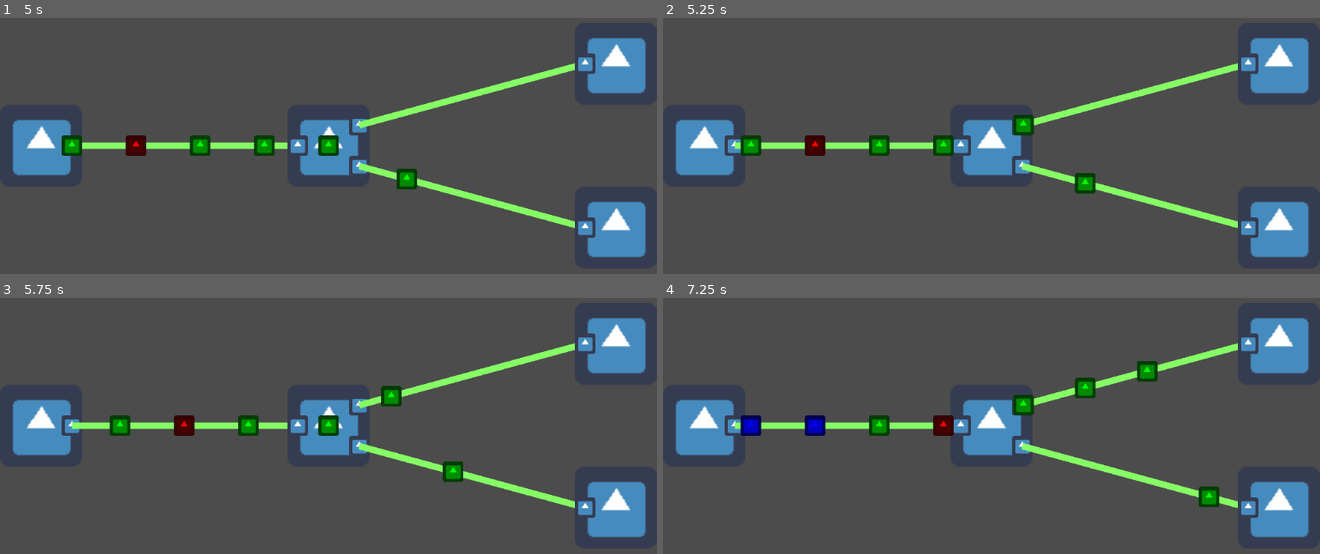
Above: before the commit, frames 1-4 (two rows, left to right).
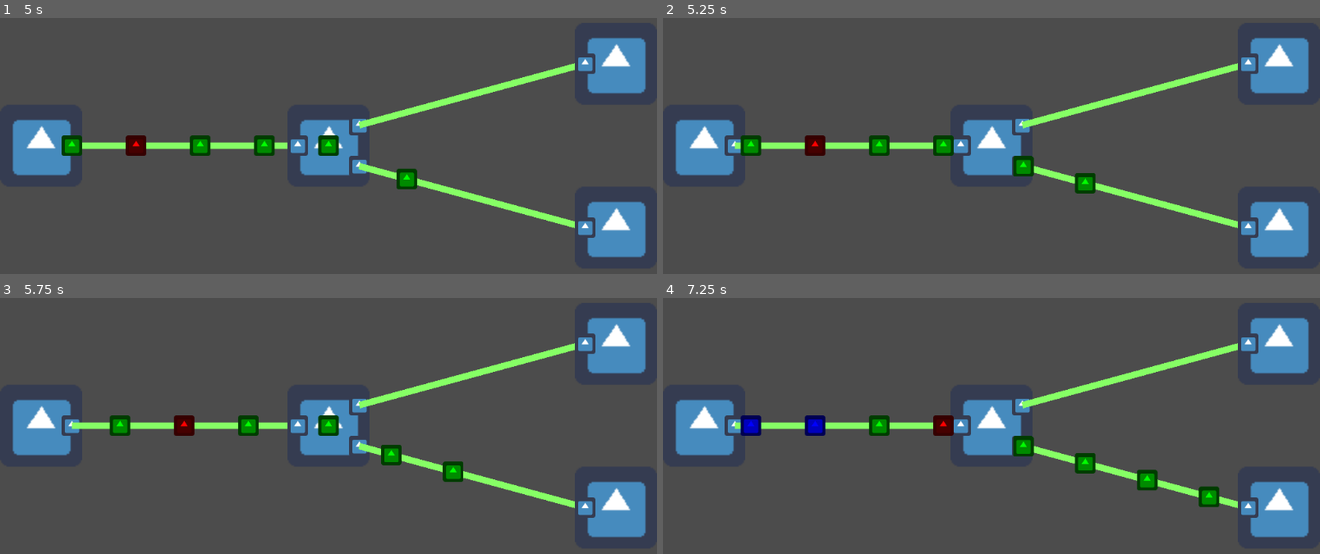
Above: after the commit, the same moments.

Repository: susankizawa/pi-jogos-logicos
Game: Godot game, scene res://Main.tscn
Same seed, same stepped clock (60 frames per second), same inputs: the game is played once before the commit and once after it. The engine's default icon, where the game draws it, is replaced by a stand-in: a white triangle on a blue panel in a dark square.
Inputs (mouse positions are in pixels of both pictures, inside the frame that each line leads up to):
- Up to frame 1 (5 s): drag from (328, 146) to (39, 146) at 0.52 s; drag from (197, 151) to (39, 146) at 1.27 s; move the mouse to (394, 48) at 2.02 s; click (394, 48) at 2.17 s; drag from (295, 210) to (72, 146) at 2.77 s; move the mouse to (525, 189) at 3.52 s; click (525, 189) at 3.67 s; drag from (131, 74) to (328, 146) at 4.27 s
- Up to frame 2 (5.25 s): move the mouse to (1024, 133) at 5.02 s; click (1024, 133) at 5.17 s
- Up to frame 3 (5.75 s): no input
- Up to frame 4 (7.25 s): drag from (892, 315) to (958, 426) at 5.77 s; move the mouse to (1136, 392) at 6.52 s; click (1136, 392) at 6.67 s

Frame 1 is identical in both runs. In frame 2, 0.5% of the frame differs, in the area x 53-57%, y 37-62%; in frame 3, 0.5%; in frame 4, 1.5%, in the area x 53-76%, y 24-76%.

Commit message:
Árvore de decicão para árvore de decisão
you saw nothing.

Diff:
--- a/Cenas/ArvodeDeDecicaoCor.tscn
+++ b/Cenas/ArvoredeDeDecisaoCor.tscn
@@ -1,7 +1,7 @@
 [gd_scene load_steps=8 format=2]
 
 [ext_resource path="res://Cenas/Scripts/SaidaNoh.gd" type="Script" id=1]
-[ext_resource path="res://Cenas/Scripts/ArvoreDeDecicaoCor.gd" type="Script" id=2]
+[ext_resource path="res://Cenas/Scripts/ArvoreDeDecisaoCor.gd" type="Script" id=2]
 [ext_resource path="res://icon.png" type="Texture" id=3]
 
 [sub_resource type="RectangleShape2D" id=1]
@@ -16,7 +16,7 @@
 [sub_resource type="RectangleShape2D" id=4]
 extents = Vector2( 16, 16 )
 
-[node name="ArvoreDeDecicaoCor" type="Area2D"]
+[node name="ArvoreDeDecisaoCor" type="Area2D"]
 input_pickable = false
 script = ExtResource( 2 )
 
--- a/Main.tscn
+++ b/Main.tscn
@@ -2,7 +2,7 @@
 
 [ext_resource path="res://Cenas/Entrada.tscn" type="PackedScene" id=1]
 [ext_resource path="res://Main.gd" type="Script" id=2]
-[ext_resource path="res://Cenas/ArvodeDeDecicaoCor.tscn" type="PackedScene" id=3]
+[ext_resource path="res://Cenas/ArvoredeDeDecisaoCor.tscn" type="PackedScene" id=3]
 [ext_resource path="res://Cenas/Saida.tscn" type="PackedScene" id=4]
 
 [node name="Main" type="Node"]
@@ -12,16 +12,16 @@
 position = Vector2( 64, 320 )
 
 [node name="Saida" parent="Entrada" index="3"]
-entrada_conectada_caminho = NodePath("../../ArvoreDeDecicaoCor/Entrada")
+entrada_conectada_caminho = NodePath("../../ArvoreDeDecisaoCor/Entrada")
 
-[node name="ArvoreDeDecicaoCor" parent="." instance=ExtResource( 3 )]
+[node name="ArvoreDeDecisaoCor" parent="." instance=ExtResource( 3 )]
 position = Vector2( 512, 320 )
 cor_escolhida2 = "Azul"
 
-[node name="Saida1" parent="ArvoreDeDecicaoCor" index="3"]
+[node name="Saida1" parent="ArvoreDeDecisaoCor" index="3"]
 entrada_conectada_caminho = NodePath("../../Saida1/Entrada")
 
-[node name="Saida2" parent="ArvoreDeDecicaoCor" index="4"]
+[node name="Saida2" parent="ArvoreDeDecisaoCor" index="4"]
 entrada_conectada_caminho = NodePath("../../Saida2/Entrada")
 
 [node name="Saida1" parent="." instance=ExtResource( 4 )]
@@ -31,6 +31,6 @@
 position = Vector2( 960, 448 )
 
 [editable path="Entrada"]
-[editable path="ArvoreDeDecicaoCor"]
+[editable path="ArvoreDeDecisaoCor"]
 [editable path="Saida1"]
 [editable path="Saida2"]
Renamed: Cenas/Scripts/ArvoreDeDecicaoCor.gd -> Cenas/Scripts/ArvoreDeDecisaoCor.gd
